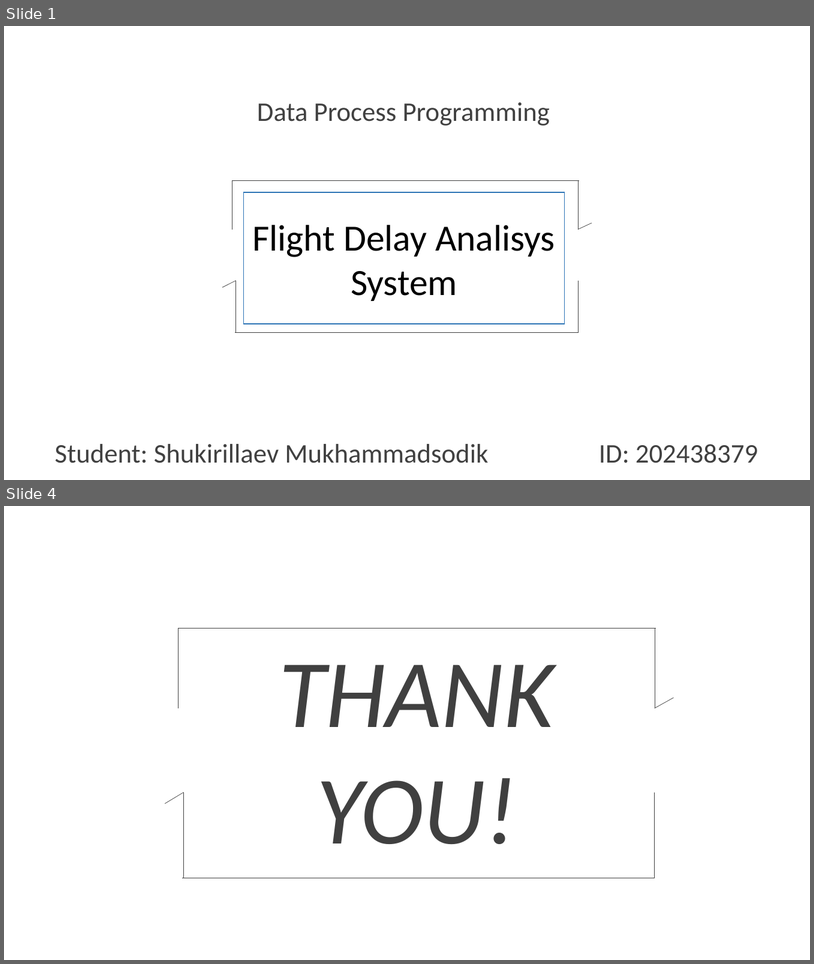
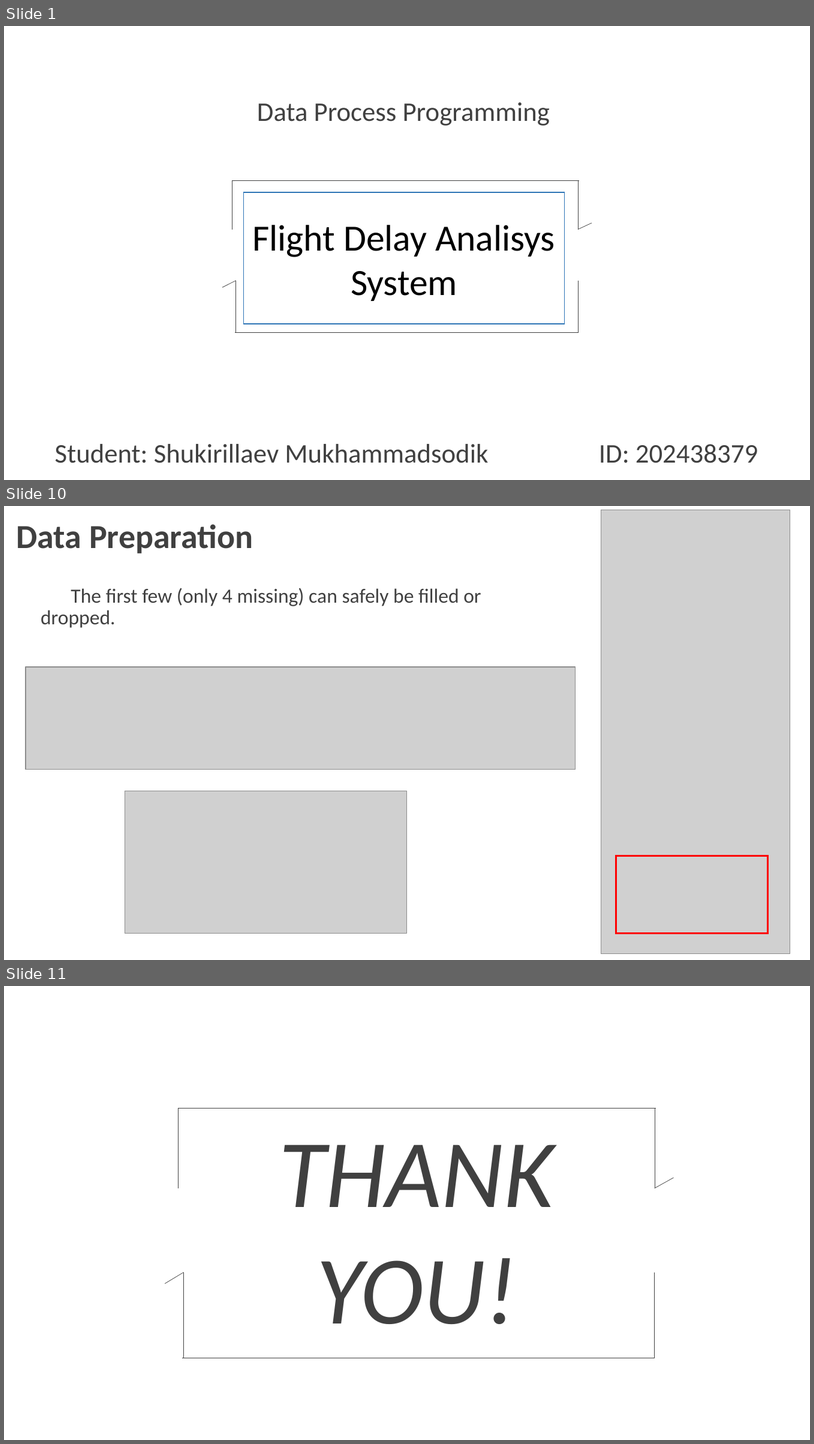
Before and after one commit to McLight-Note/Data_Process_Programming, a slide deck: Final_Project.pptx. Shown one above the other, each under a label of ours: slides 1 and 4 before the commit, slides 1, 10 and 11 after it; the slides between them are not shown. The pictures are 814x964 and 814x1444 pixels, drawn with LibreOffice and Linux fonts; fonts in the diff are those of the drawing; grey boxes stand for pictures; background and template pictures are left out. Boxes give left, top, right and bottom in pixels: in the first picture for what was removed or moved away, otherwise in the second. Text is boxed around its words. In the diff, an @@ line names an element or a change of style, - is before the commit and + after.

```diff
--- a/Final_Project.pptx
+++ b/Final_Project.pptx
@@ slide 10 added at <box>4,506,810,960</box>, background picture (left out) @@
@@ picture added at <box>602,510,791,954</box> @@
@@ text added at <box>17,524,253,553</box>, 40 pt, text #404040, bold @@
+Data Preparation
@@ text added at <box>41,588,481,628</box>, 24 pt, text #404040 @@
+  The first few (only 4 missing) can safely be filled or dropped.
@@ picture added at <box>26,667,576,769</box> @@
@@ picture added at <box>125,791,408,933</box> @@
@@ rectangle added at <box>616,856,768,933</box>, outline #FF0000 2.25 pt @@
@@ what was slide 4 is now slide 11 @@
```
Also in this commit, not shown: 1 slide changed, 7 other slides added, 1 slide removed.
